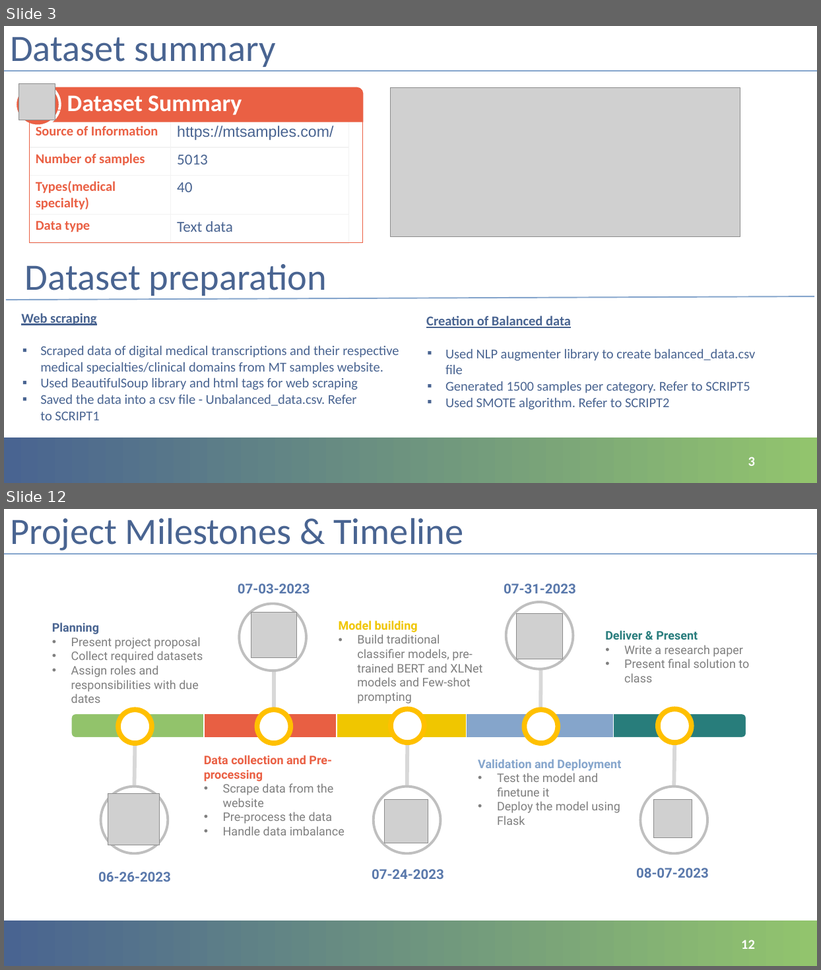
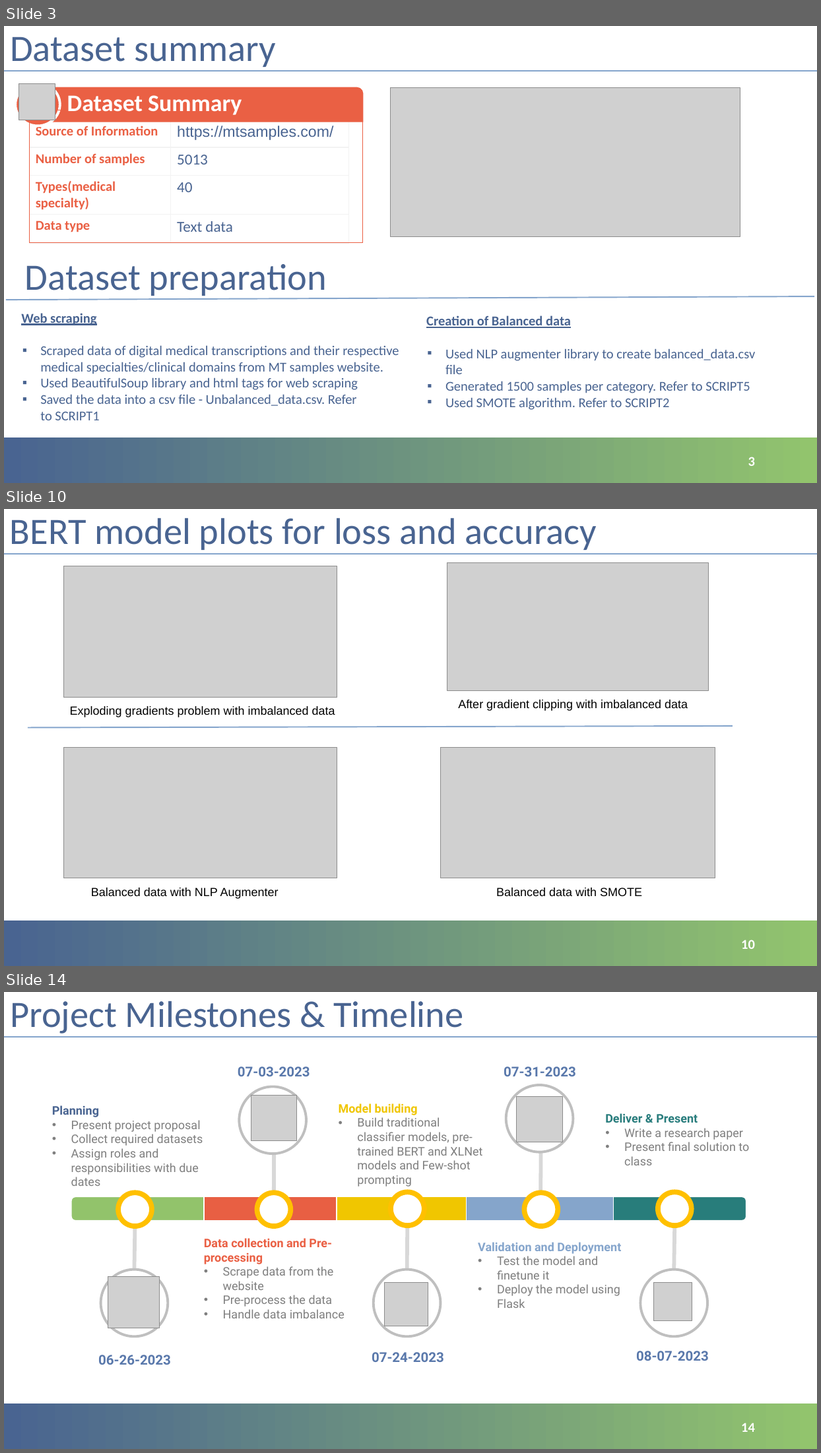
Before and after one commit to LakshmikarPolamreddy/Clinical_domain_classification_final_project_NLP, a slide deck: Leveraging NLP techniques in healthcare domain for clinical domain classification.pptx. Shown one above the other, each under a label of ours: slides 3 and 12 before the commit, slides 3, 10 and 14 after it; the slides between them are not shown. The pictures are 821x970 and 821x1453 pixels, drawn with LibreOffice and Linux fonts; fonts in the diff are those of the drawing; grey boxes stand for pictures; background and template pictures are left out. Boxes give left, top, right and bottom in pixels: in the first picture for what was removed or moved away, otherwise in the second. Text is boxed around its words. In the diff, an @@ line names an element or a change of style, - is before the commit and + after.

```diff
--- a/Leveraging NLP techniques in healthcare domain for clinical domain classification.pptx
+++ b/Leveraging NLP techniques in healthcare domain for clinical domain classification.pptx
@@ slide 10 added at box(4, 509, 817, 966), background #FFFFFF; not listed: 3 template elements that a slide beside it also shows @@
@@ title added at box(10, 518, 597, 550), 44 pt, text #496491 @@
+BERT model plots for loss and accuracy
@@ picture added at box(64, 566, 337, 698) @@
@@ picture added at box(447, 562, 709, 690) @@
@@ text added at box(70, 706, 335, 718), 14 pt, text #000000 @@
+Exploding gradients problem with imbalanced data
@@ text added at box(458, 700, 688, 711), 14 pt, text #000000 @@
+After gradient clipping with imbalanced data
@@ line added from (28, 728) to (733, 726), #85A5CC 1.5 pt @@
@@ picture added at box(64, 747, 337, 879) @@
@@ picture added at box(441, 747, 715, 879) @@
@@ text added at box(91, 888, 279, 899), 14 pt, text #000000 @@
+Balanced data with NLP Augmenter
@@ text added at box(496, 888, 642, 896), 14 pt, text #000000 @@
+Balanced data with SMOTE
@@ page number added at box(741, 940, 755, 949), 16 pt, text #FFFFFF, bold @@
+10
@@ what was slide 12 is now slide 14 @@
@@ page number at box(741, 1423, 755, 1432): text changed @@
-12
+14
```
Also in this commit, not shown: 9 slides changed, 1 other slide added.
